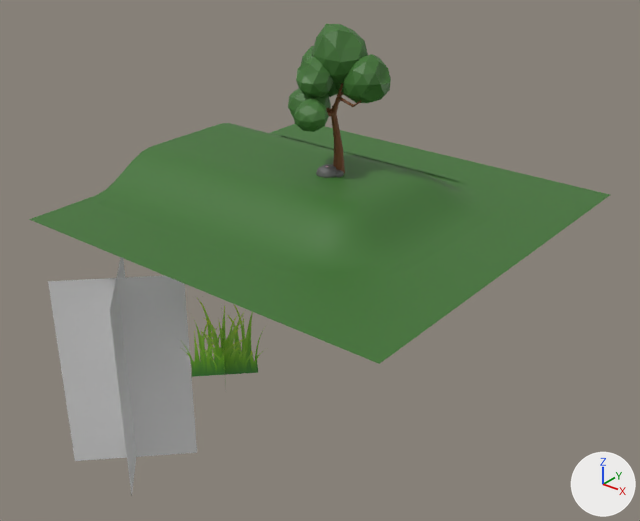
Before and after pictures for a commit that changed the glTF model assets/models/endings/forest-swing.glb.
The view is the same before and after, from a 50 mm lens placed at (22.1, -28.2, 14.8), pointed at (-0.1, -0.6, -2.4). Every picture has the same lights, and +X, +Y and +Z are marked at lower right. The picture after the commit comes second. Where no turn or scale is listed for an object, it has been applied to the vertices. Vertices at exactly the same position are counted once.

Names of what the first picture shows: 'GrassCard_Template', 'Ground_ForestClearing', 'PathBoundary.BA', 'Swing_Hero', 'TreeCard_Template', 'Tree_Hero'.
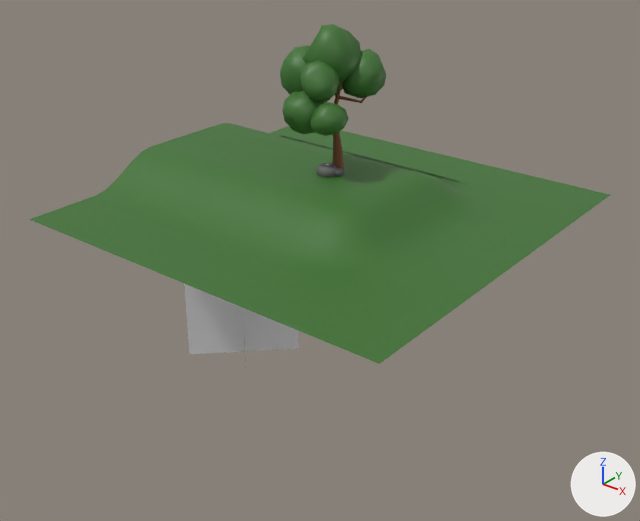
Where the newer file only moved an object's origin or applied its transform, the numbers keep the older frame.

Changed parts and their boxes [x1, y1, x2, y2] in the pictures (640 x 521 px):
'TreeCard_Template', moved
    before: [48, 258, 197, 496]
    after: [184, 284, 299, 367]
'Tree_Hero', moved, turned
    before: [288, 24, 391, 173]
    after: [280, 24, 386, 171]
'GrassCard_Template', moved (not visible afterwards)
    before: [181, 298, 264, 391]
'Swing_Hero', moved
    before: [316, 164, 344, 178]
    after: [316, 162, 344, 178]

The edits, one by one:
me_vert_011 is used by ob_tree_hero; location (0.0, 0.0, 1.31).
me_vert_011 had 450 vertices, 800 faces and spanned x -2.45..2.05, y -1.38..2.44, z 0.0..6.36.
me_vert_011 now has 450 vertices, 800 faces and spans x -2.65..1.48, y -1.38..2.7, z 0.0..6.36.
me_vert_011 part 1: the whole mesh is turned 39.7 degrees about the z axis through its middle, then moved by (0.03, -0.07, 0.0).
Object 'GrassCard_Template' (ob_grasscard_template) moves from (-0.41, -6.43, -5.53) to (0.21, 0.0, -3.88).
Object 'Swing_Hero' (ob_swing_hero) moves from (0.0, 0.0, 0.0) to (-0.13, 0.38, 1.57).
Object 'TreeCard_Template' (ob_treecard_template) moves from (-5.49, -7.52, -11.57) to (-5.52, 0.0, -9.44).
